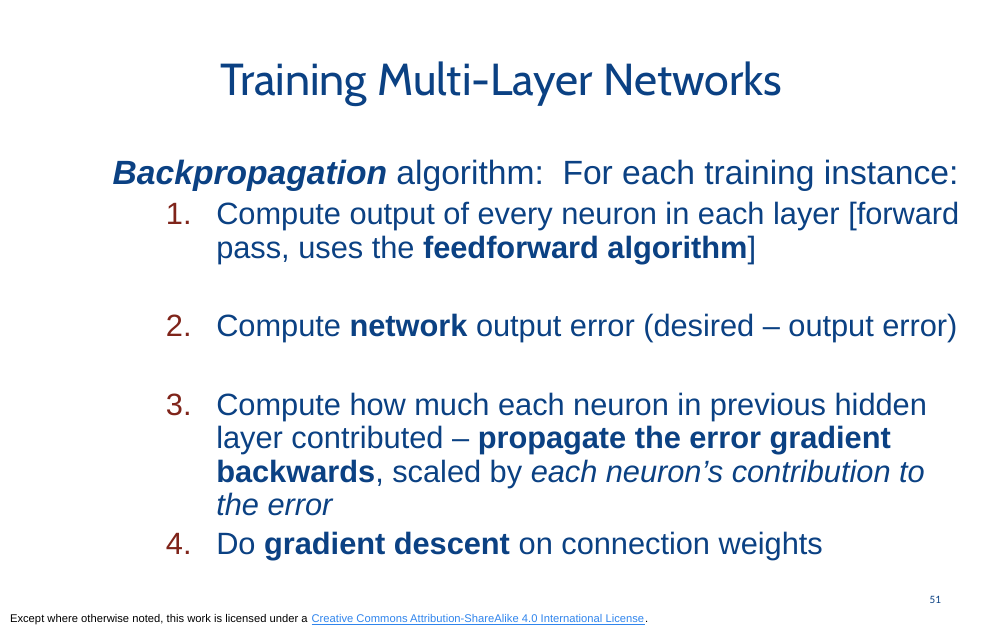
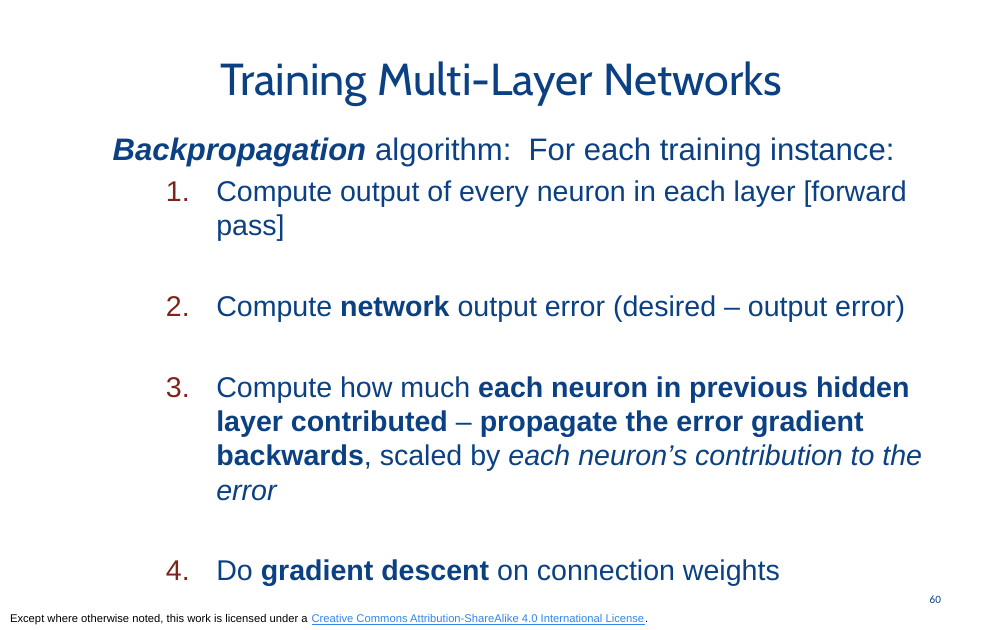
Before and after one commit to odpi/OpenDS4All, a slide deck: slide 60 of opends4all-resources/opends4all-machine-learning/SUPERVISED-ML-NN-neural-nets-intermediate.pptx (slide 51 before the commit). Drawn at 1008x630 pixels with LibreOffice and Linux fonts; fonts in the diff are those of the drawing. Boxes give left, top, right and bottom in pixels: in the first picture for what was removed or moved away, otherwise in the second. Text is boxed around its words. In the diff, an @@ line names an element or a change of style, - is before the commit and + after.

```diff
--- a/opends4all-resources/opends4all-machine-learning/SUPERVISED-ML-NN-neural-nets-intermediate.pptx
+++ b/opends4all-resources/opends4all-machine-learning/SUPERVISED-ML-NN-neural-nets-intermediate.pptx
@@ text at (113, 137, 922, 586): size 24 to 22.2 pt in "Backpropagation algorithm: For each training instance:"; size 22 to 20.4 pt in "Compute network output error (desired – output ...", "Compute how much each neuron in previous ...", "Do gradient descent on connection weights"; bold on in "each neuron in previous hidden layer contributed"; line spacing 0.9 to 1 @@
@@ text at (216, 180, 907, 241): text changed; size 22 to 20.4 pt @@
-  1. Compute output of every neuron in each layer [forward pass, uses the feedforward algorithm]
+  1. Compute output of every neuron in each layer [forward pass]
@@ page number at (930, 595, 941, 603): text changed @@
-51
+60
```
Also in this commit, not shown: 12 other slides changed, 12 slides added, 2 slides removed, 3 other files.
